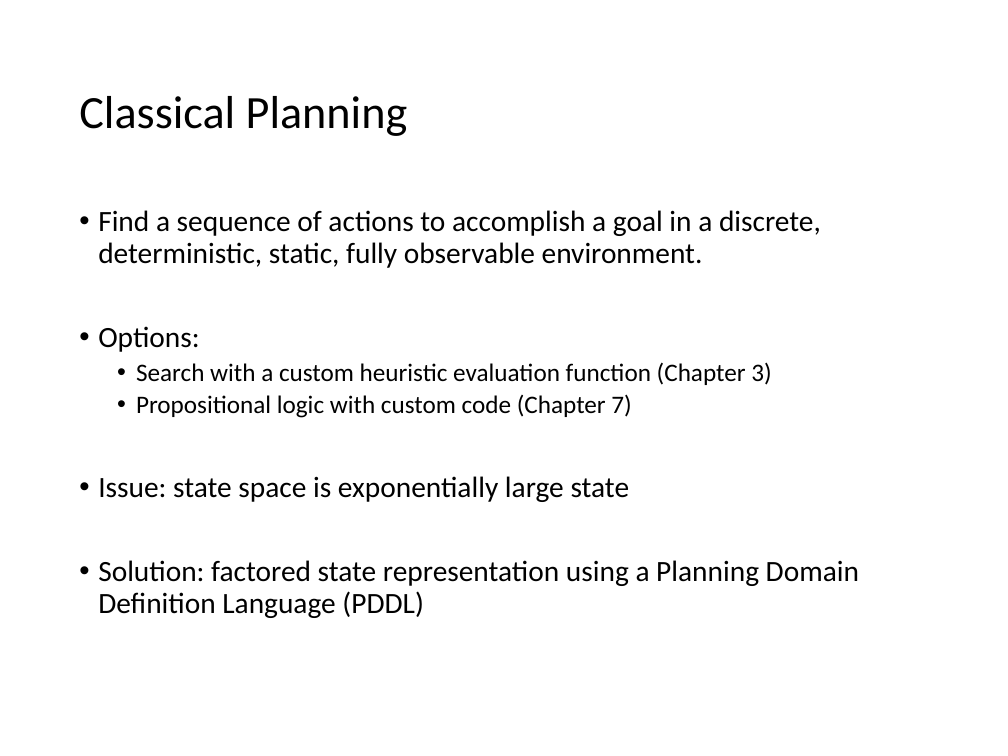
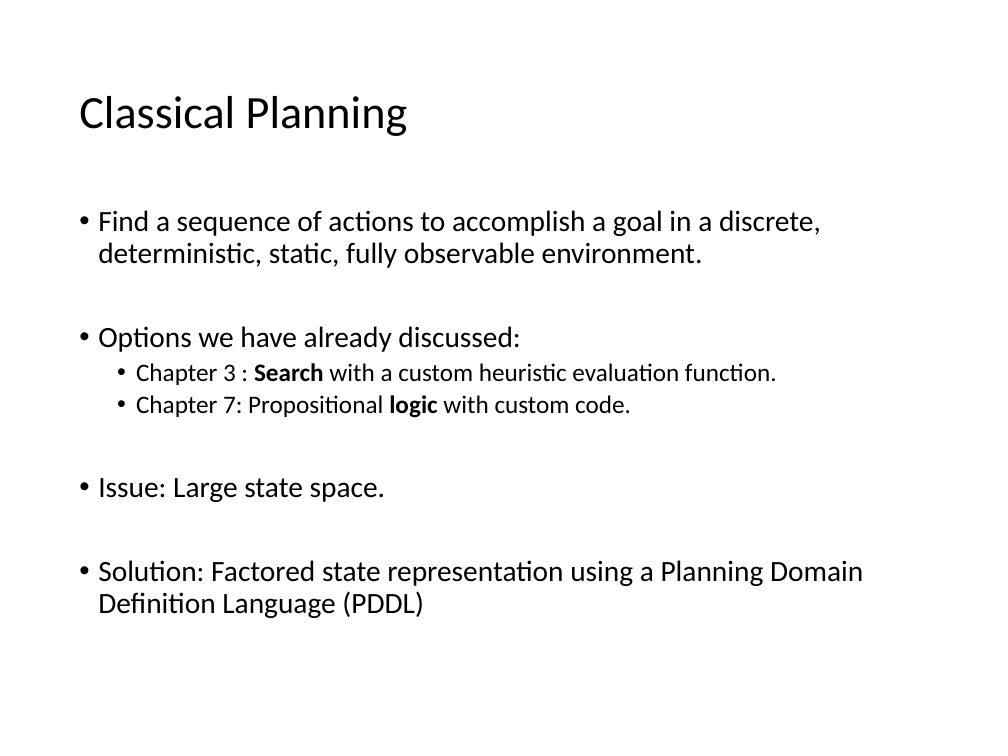
Before and after one commit to mhahsler/CS7320-AI, a slide deck: slide 4 of slides/11_Automated_Planning.pptx. Drawn at 1008x756 pixels with LibreOffice and Linux fonts; fonts in the diff are those of the drawing. Boxes give left, top, right and bottom in pixels: in the first picture for what was removed or moved away, otherwise in the second. Text is boxed around its words. In the diff, an @@ line names an element or a change of style, - is before the commit and + after.

```diff
--- a/slides/11_Automated_Planning.pptx
+++ b/slides/11_Automated_Planning.pptx
@@ text at bbox=[98, 326, 863, 618]: text changed @@
-• Options:
-  • Search with a custom heuristic evaluation function (Chapter 3)
-  • Propositional logic with custom code (Chapter 7)
-• Issue: state space is exponentially large state
-• Solution: factored state representation using a Planning Domain Definition Language (PDDL)
+• Options we have already discussed:
+  • Chapter 3 : Search with a custom heuristic evaluation function.
+  • Chapter 7: Propositional logic with custom code.
+• Issue: Large state space.
+• Solution: Factored state representation using a Planning Domain Definition Language (PDDL)
```
Also in this commit, not shown: 11 other slides changed, 1 slide added, 1 slide removed, 1 other file.
